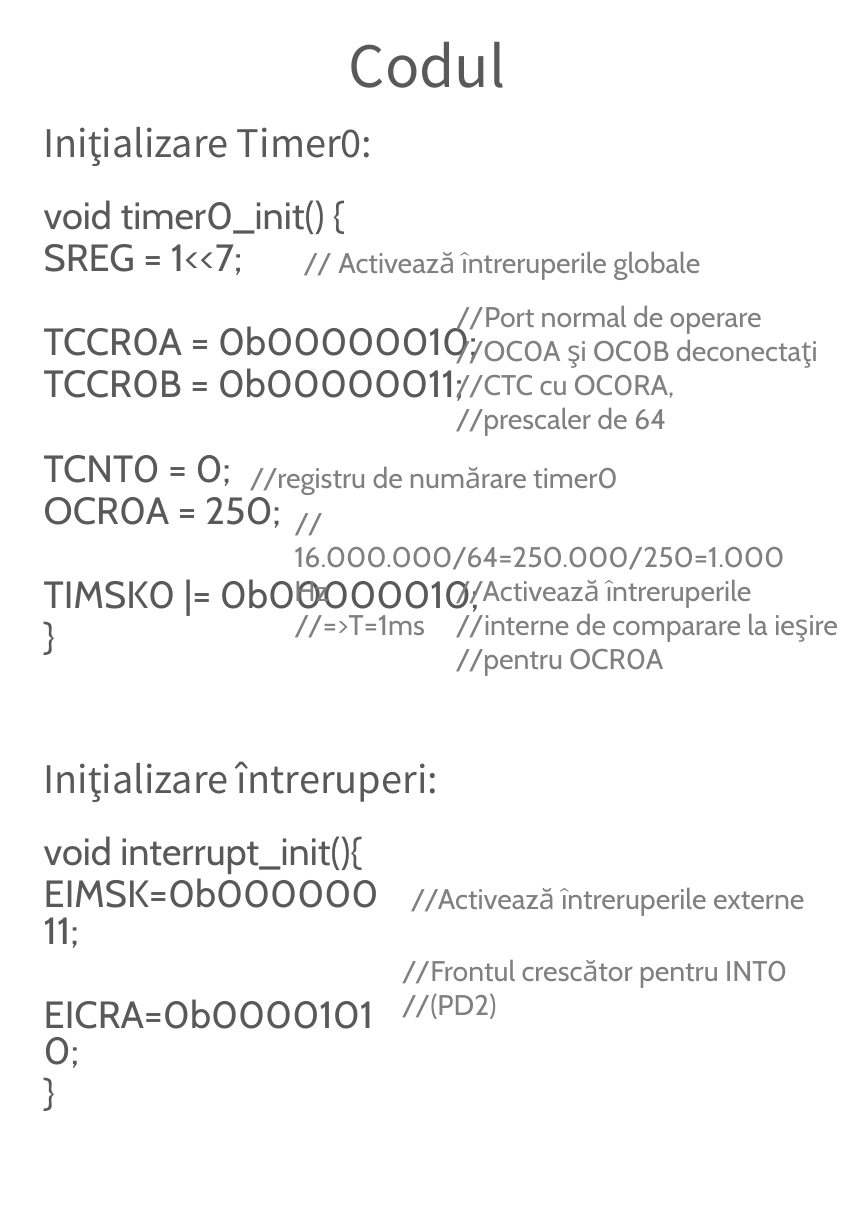
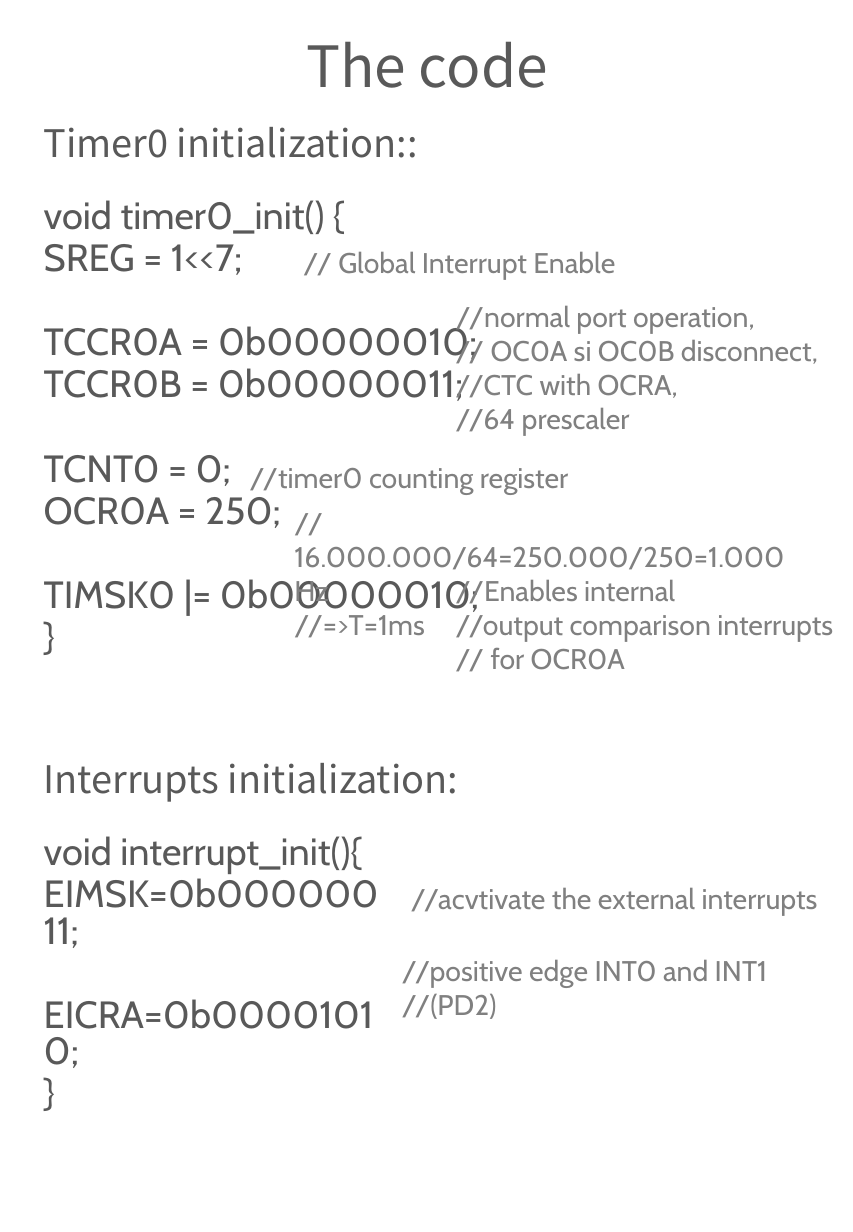
Before and after one commit to MuresanBianca/musical-tree, a slide deck: slide 11 of Documentations/InEnglish/MusicalTreeRo.pptx. Drawn at 853x1232 pixels with LibreOffice and Linux fonts; fonts in the diff are those of the drawing. Boxes give left, top, right and bottom in pixels: in the first picture for what was removed or moved away, otherwise in the second. Text is boxed around its words. In the diff, an @@ line names an element or a change of style, - is before the commit and + after.

```diff
--- a/Documentations/InEnglish/MusicalTreeRo.pptx
+++ b/Documentations/InEnglish/MusicalTreeRo.pptx
@@ text at [306,41,548,88]: text changed @@
-Codul
+The code
@@ text at [44,127,418,158]: text changed @@
-Iniţializare Timer0:
+Timer0 initialization::
@@ text at [338,251,615,280]: text changed @@
-// Activează întreruperile globale
+// Global Interrupt Enable
@@ text at [456,305,818,436]: text changed @@
-//Port normal de operare
-//OC0A şi OC0B deconectaţi
-//CTC cu OC0RA,
-//prescaler de 64
+//normal port operation,
+// OC0A si OC0B disconnect,
+//CTC with OCRA,
+//64 prescaler
@@ text at [250,468,568,495]: text changed @@
-//registru de numărare timer0
+//timer0 counting register
@@ text at [456,579,833,670]: text changed @@
-//Activează întreruperile
-//interne de comparare la ieşire
-//pentru OCR0A
+//Enables internal
+//output comparison interrupts
+// for OCR0A
@@ text at [44,763,458,802]: text changed @@
-Iniţializare întreruperi:
+Interrupts initialization:
@@ text at [411,887,818,916]: text changed @@
-//Activează întreruperile externe
+//acvtivate the external interrupts
@@ text at [402,959,767,988]: text changed @@
-//Frontul crescător pentru INT0
+//positive edge INT0 and INT1
```
Also in this commit, not shown: 8 other slides changed, 2 slides added, 2 slides removed, 1 other file.
